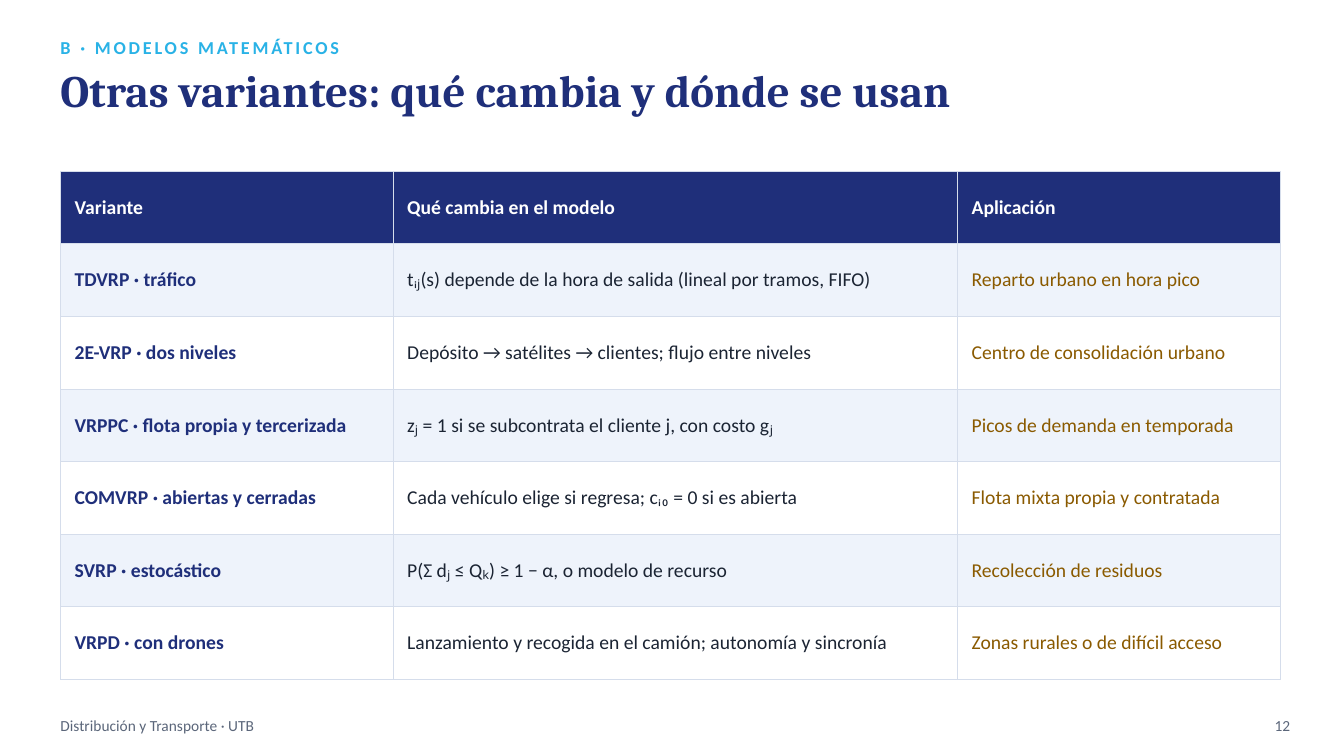
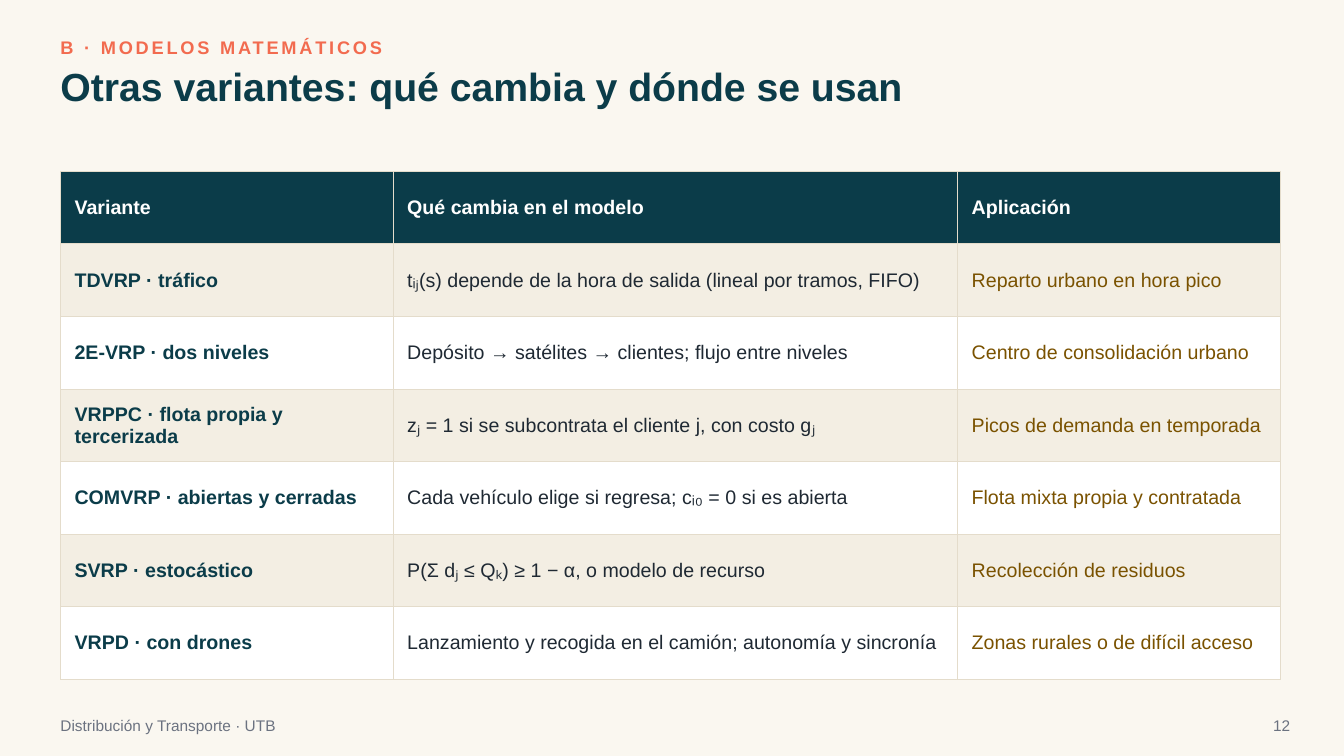
Before and after one commit to sebastianslg/grafosapp, a slide deck: slide 12 of Exposicion_Ruteo_de_Vehiculos.pptx. Drawn at 1344x756 pixels with LibreOffice and Linux fonts; fonts in the diff are those of the drawing. Boxes give left, top, right and bottom in pixels: in the first picture for what was removed or moved away, otherwise in the second. Text is boxed around its words. In the diff, an @@ line names an element or a change of style, - is before the commit and + after.

```diff
--- a/Exposicion_Ruteo_de_Vehiculos.pptx
+++ b/Exposicion_Ruteo_de_Vehiculos.pptx
@@ background #FFFFFF to #FAF7F0 @@
@@ text "B · MODELOS MATEMÁTICOS" at [60,41,73,54]: font Calibri to Arial, text colour #29B2E6 to #F26B4F @@
@@ text "Otras variantes: qué cambia y ..." at [60,72,902,109]: size 32 to 28 pt, font Cambria to Arial, text colour #1F2F7A to #0B3C49 @@
@@ table at [60,171,1280,657] @@
@@ fill #1F2F7A to #0B3C49 in row 1 @@
@@ fill #EEF3FB to #F3EEE3 in 9 cells @@
@@ font Calibri to Arial @@
@@ text colour #1F2F7A to #0B3C49 in "TDVRP · tráfico", "2E-VRP · dos niveles", "VRPPC · flota propia y tercerizada", "COMVRP · abiertas y cerradas" and 2 more places @@
@@ text colour #1B2433 to #1F2933 in "tᵢⱼ(s) depende de la hora de salida ...", "Depósito → satélites → clientes; flujo entre ...", "zⱼ = 1 si se subcontrata el ...", "Cada vehículo elige si regresa; cᵢ₀ = ..." and 2 more places @@
@@ text colour #8A5A00 to #7A5200 in "Reparto urbano en hora pico", "Centro de consolidación urbano", "Picos de demanda en temporada", "Flota mixta propia y contratada" and 2 more places @@
@@ borders changed @@
@@ text "Distribución y Transporte · UTB" at [60,719,276,734]: font Calibri to Arial, text colour #5B667A to #6B7280 @@
@@ text "12" at [1273,720,1290,731]: font Calibri to Arial, text colour #5B667A to #6B7280 @@
```
Also in this commit, not shown: 57 other slides changed, 1 other file.
